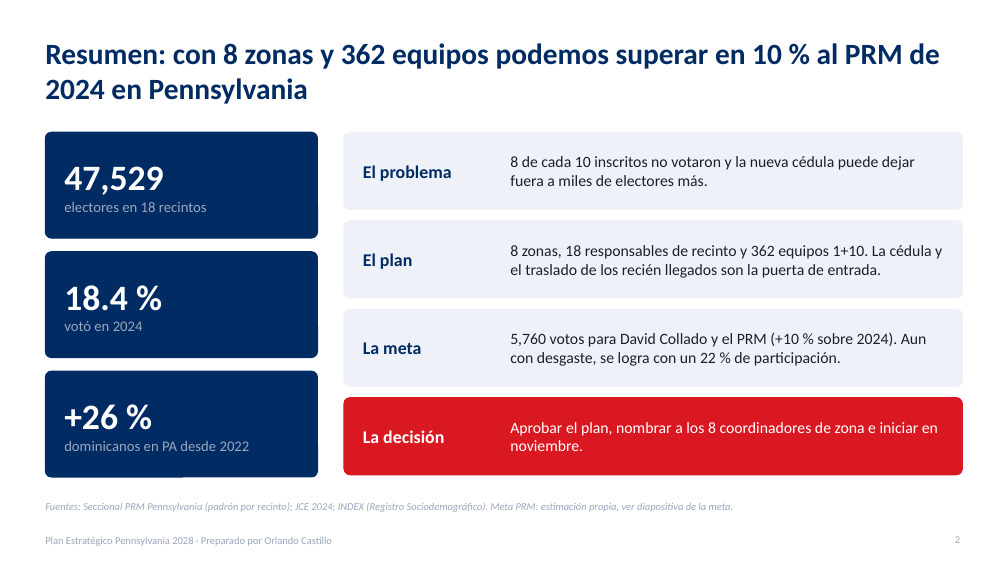
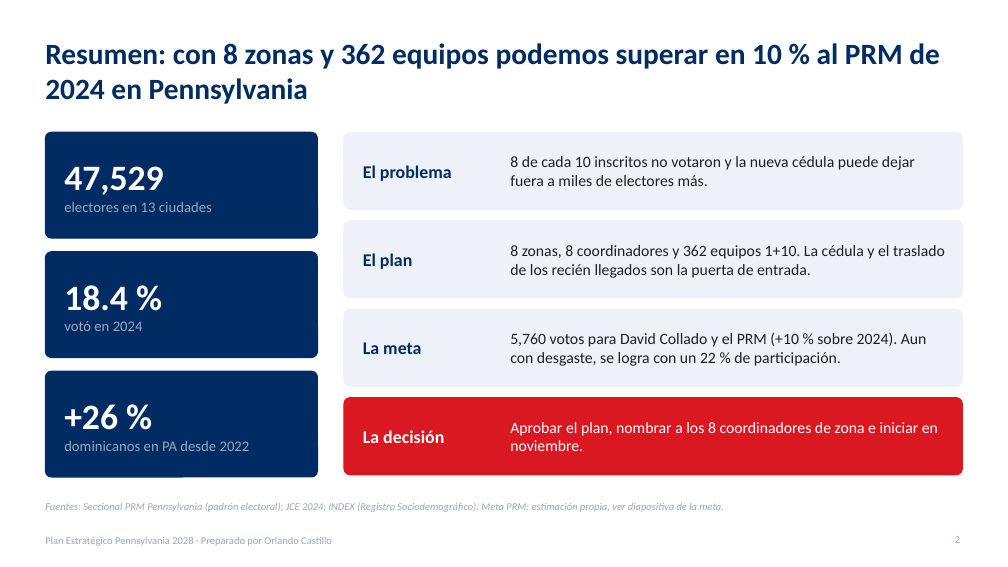
Before and after one commit to rcastillo9556/pdf-toolkit, a slide deck: slide 2 of presentaciones/Plan_Estrategico_Pennsylvania_2028.pptx. Drawn at 1008x567 pixels with LibreOffice and Linux fonts; fonts in the diff are those of the drawing. Boxes give left, top, right and bottom in pixels: in the first picture for what was removed or moved away, otherwise in the second. Text is boxed around its words. In the diff, an @@ line names an element or a change of style, - is before the commit and + after.

```diff
--- a/presentaciones/Plan_Estrategico_Pennsylvania_2028.pptx
+++ b/presentaciones/Plan_Estrategico_Pennsylvania_2028.pptx
@@ text at box(64, 202, 212, 212): text changed @@
-electores en 18 recintos
+electores en 13 ciudades
@@ text at box(510, 245, 945, 278): text changed @@
-8 zonas, 18 responsables de recinto y 362 equipos 1+10. La cédula y el traslado de los recién llegados son la puerta de entrada.
+8 zonas, 8 coordinadores y 362 equipos 1+10. La cédula y el traslado de los recién llegados son la puerta de entrada.
@@ text at box(45, 503, 724, 512): text changed @@
-Fuentes: Seccional PRM Pennsylvania (padrón por recinto); JCE 2024; INDEX (Registro Sociodemográfico). Meta PRM: estimación propia, ver diapositiva de la meta.
+Fuentes: Seccional PRM Pennsylvania (padrón electoral); JCE 2024; INDEX (Registro Sociodemográfico). Meta PRM: estimación propia, ver diapositiva de la meta.
```
Also in this commit, not shown: 6 other slides changed, 1 other file.
